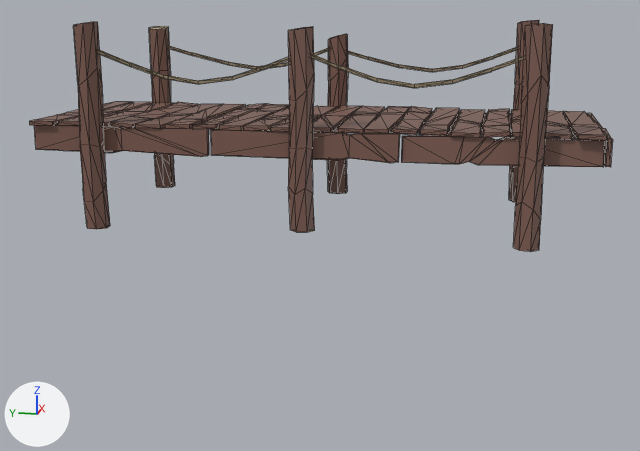
Renders of the glTF model Chapter 9/Start/Models/Architecture/Dock_Long.glb from each side of a commit.
Before and after are seen from a 50 mm lens placed at (-35.5, -7.0, 8.1), pointed at (-0.3, 0.0, -0.7). The lights are fixed; the arrows at lower left show +X, +Y and +Z. Mesh edges are drawn as thin lines. Vertices at the same position are counted once.

In view in the first picture: 'Dock_Long'.
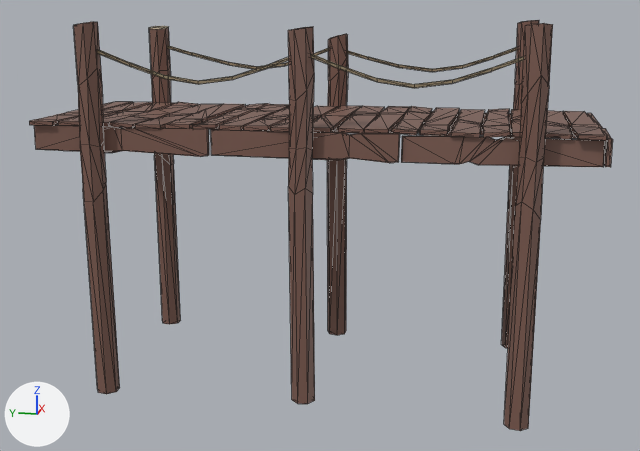
The newer file is also rescaled (x0.219) as a whole; pictures and numbers use the older file's frame.

The change in detail:
me_cylinder is used by ob_dock_long; location (0.0, 0.0, 0.0).
me_cylinder had 922 vertices, 1688 faces and spanned x -4.6..4.6, y -10.9..10.8, z -0.2..7.6.
me_cylinder now has 922 vertices, 1688 faces and spans x -4.6..4.6, y -10.9..10.8, z -7.1..7.6.
me_cylinder part 1: 40 of the vertices in x -4.6..4.5, y -8.7..8.9, z -0.2..0.0 are moved by (0.0, 0.0, -6.9).

Changed parts and their boxes (x1, y1, x2, y2) in the pictures (640 x 451 px; the box of a moved part takes in the faces that stretch with it):
'Dock_Long', reshaped (77% taller)
    before: (29, 20, 613, 252)
    after: (29, 20, 613, 431)
part 1 of me_cylinder, moved or reshaped
    before: (84, 153, 541, 252)
    after: (83, 153, 541, 431)
